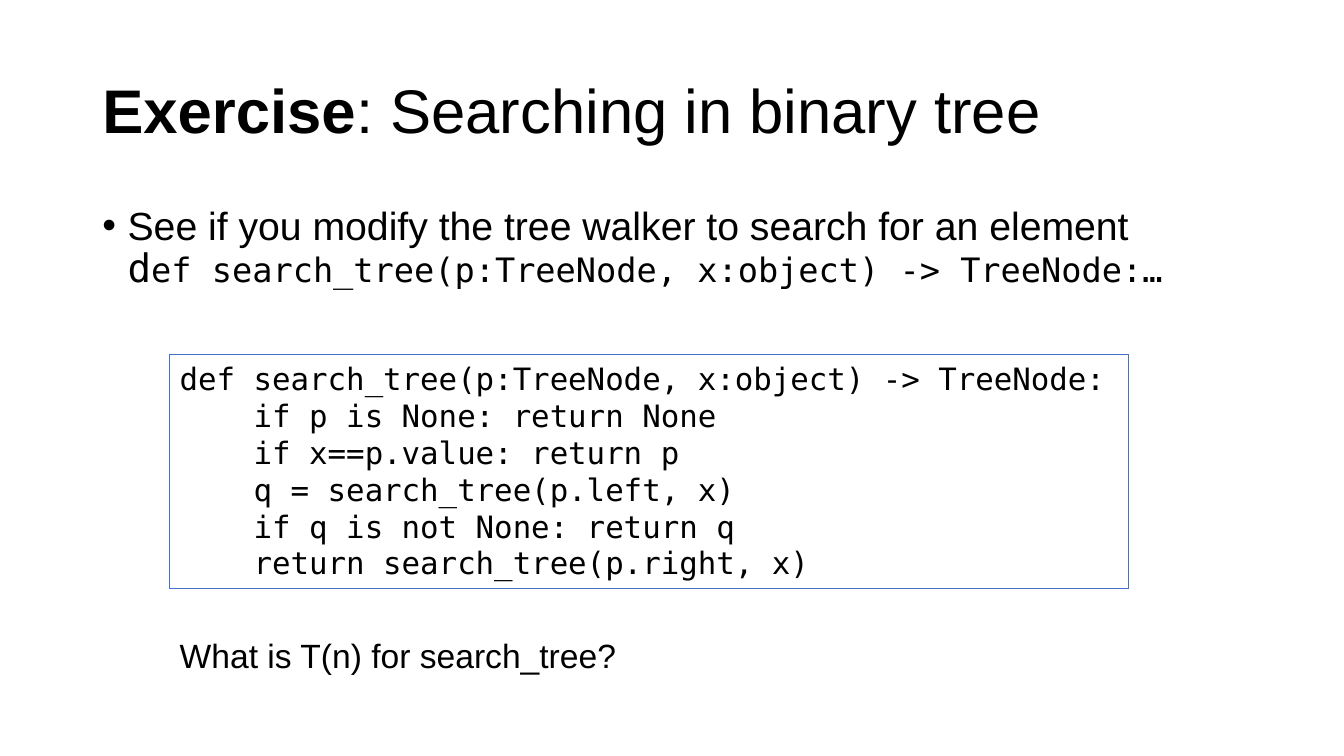
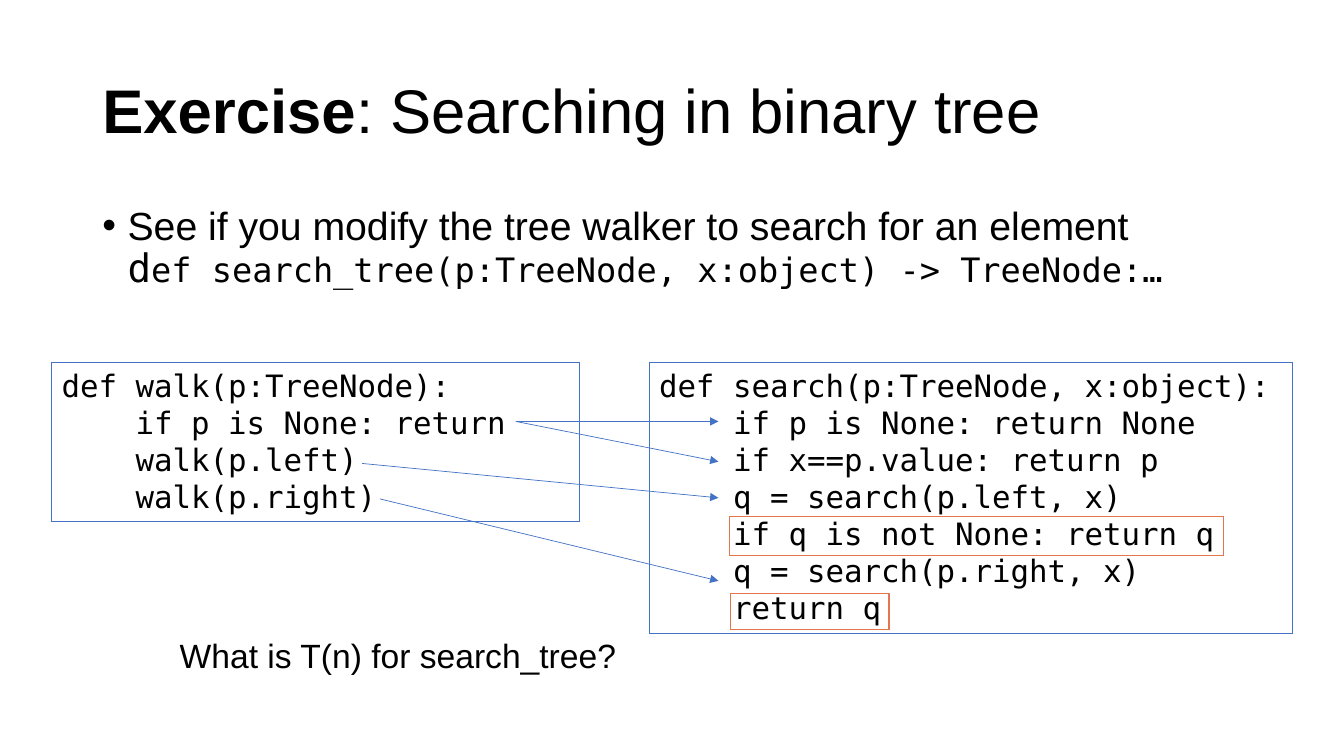
Before and after one commit to parrt/msds689, a slide deck: slide 9 of notes/walking-structures.pptx. Drawn at 1344x756 pixels with LibreOffice and Linux fonts; fonts in the diff are those of the drawing; background and template pictures are left out. Boxes give left, top, right and bottom in pixels: in the first picture for what was removed or moved away, otherwise in the second. Text is boxed around its words. In the diff, an @@ line names an element or a change of style, - is before the commit and + after.

```diff
--- a/notes/walking-structures.pptx
+++ b/notes/walking-structures.pptx
@@ rectangle added at (x1=51, y1=362, x2=580, y2=521), outline #4472C4 0.75 pt, 22 pt, text #000000 @@
+def walk(p:TreeNode):
+if p is None: return
+walk(p.left)
+walk(p.right)
@@ rectangle "def search(p:TreeNode, x:object):" resized from (x1=170, y1=355, x2=1129, y2=589) to (x1=649, y1=362, x2=1293, y2=633) @@
@@ text in rectangle at (x1=659, y1=373, x2=1270, y2=404): text changed @@
-def search_tree(p:TreeNode, x:object) -> TreeNode:
+def search(p:TreeNode, x:object):
@@ arrow added from (516, 421) to (719, 421), #4472C4 0.5 pt @@
@@ arrow added from (516, 421) to (719, 462), #4472C4 0.5 pt @@
@@ arrow added from (362, 464) to (719, 498), #4472C4 0.5 pt @@
@@ arrow added from (380, 499) to (719, 581), #4472C4 0.5 pt @@
@@ text in rectangle at (x1=733, y1=484, x2=1122, y2=515): text changed @@
-q = search_tree(p.left, x)
+q = search(p.left, x)
@@ rectangle added at (x1=730, y1=517, x2=1224, y2=557), outline #E4754F 1 pt @@
@@ text in rectangle at (x1=733, y1=558, x2=1140, y2=626): text changed @@
-return search_tree(p.right, x)
+q = search(p.right, x)
+return q
@@ rectangle added at (x1=731, y1=594, x2=889, y2=630), outline #E4754F 1 pt @@
```
Also in this commit, not shown: 1 other slide changed.
